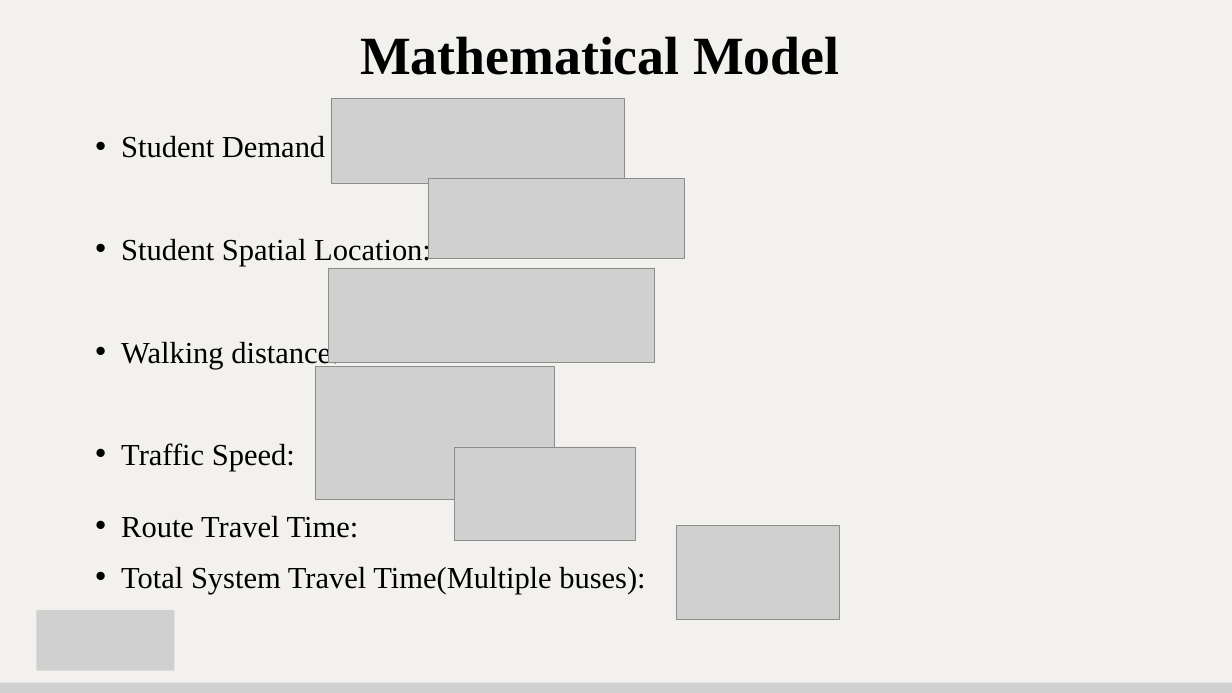
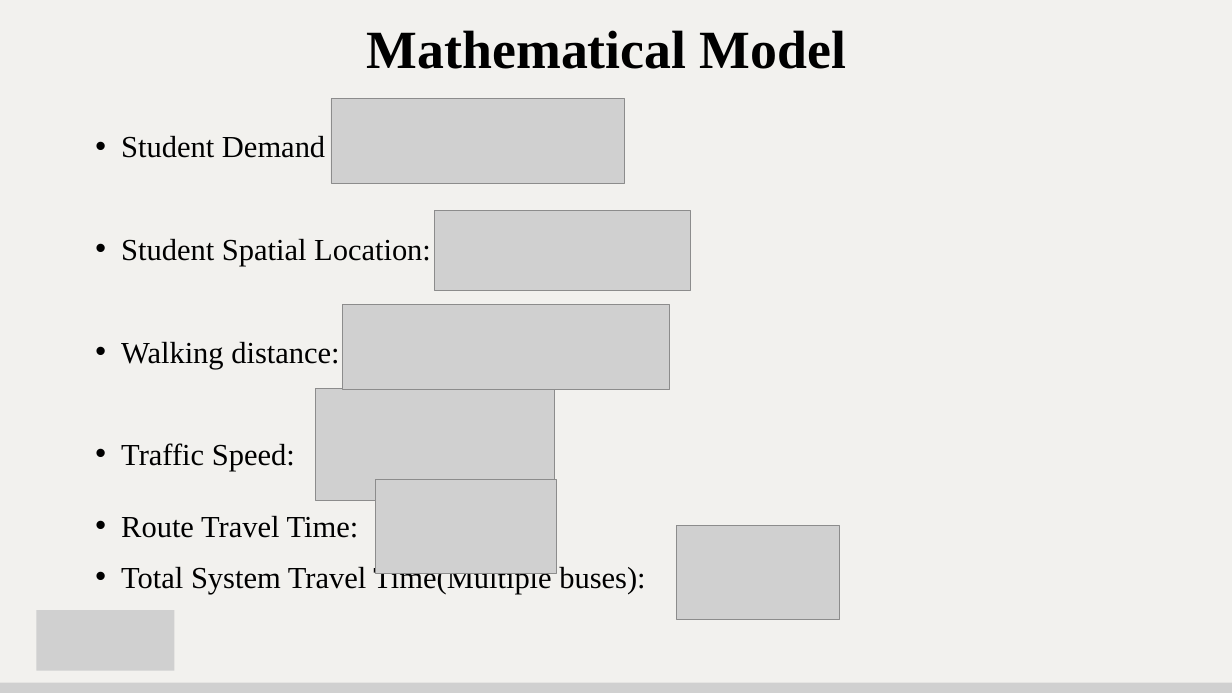
Before and after one commit to maitriparekhcs2848/s2_g3_its, a slide deck: slide 5 of MileStone 5/S2_G3_ITS_M5.pptx. Drawn at 1232x693 pixels with LibreOffice and Linux fonts; fonts in the diff are those of the drawing; grey boxes stand for pictures. Boxes give left, top, right and bottom in pixels: in the first picture for what was removed or moved away, otherwise in the second. Text is boxed around its words. In the diff, an @@ line names an element or a change of style, - is before the commit and + after.

```diff
--- a/MileStone 5/S2_G3_ITS_M5.pptx
+++ b/MileStone 5/S2_G3_ITS_M5.pptx
@@ text "Mathematical Model": place and size @@
-text "Mathematical Model" at [360,36,839,75]
+text "Mathematical Model" at [367,30,846,69]
@@ picture: place and size @@
-picture at [429,179,685,258]
+picture at [434,211,691,290]
@@ picture: place and size @@
-picture at [328,268,655,362]
+picture at [342,305,669,389]
@@ picture: place and size @@
-picture at [315,367,554,500]
+picture at [315,388,554,500]
@@ picture: place and size @@
-picture at [455,447,635,540]
+picture at [375,480,556,573]
```
Also in this commit, not shown: 13 other slides changed.
